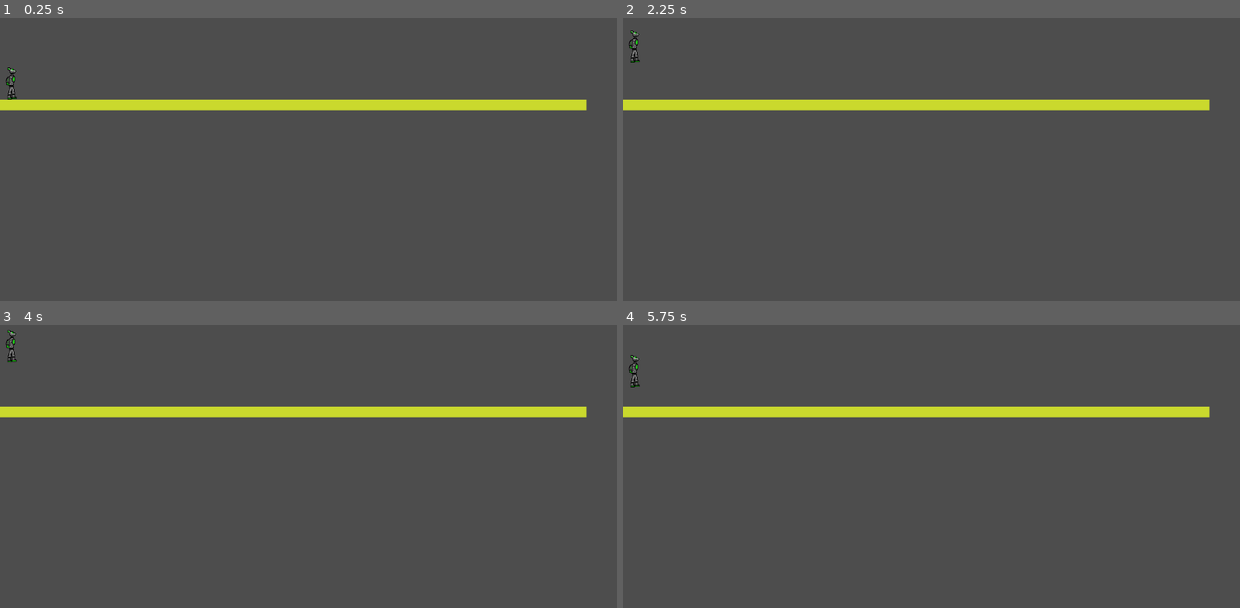
Above: before the commit, frames 1-4 (two rows, left to right).
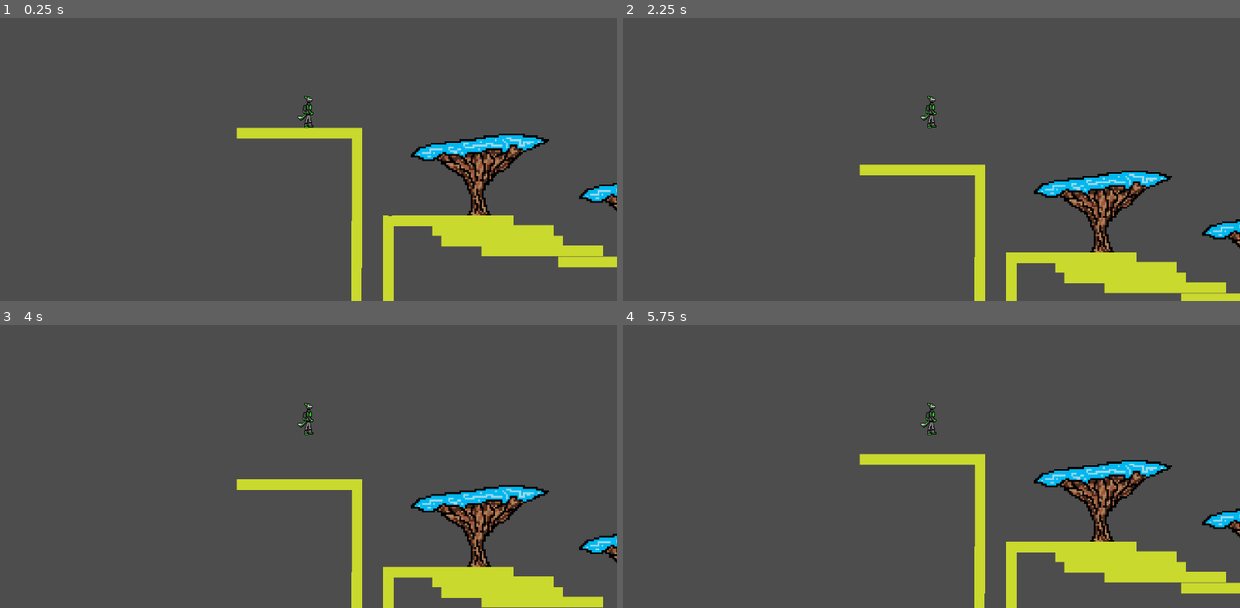
Above: after the commit, the same moments.

Repository: darbysheridan/Teegarden-C
Game: Godot game, scene res://world.tscn
Same seed, same stepped clock (60 frames per second), same inputs: the game is played once before the commit and once after it.
Inputs:
- Up to frame 1 (0.25 s): no input
- Up to frame 2 (2.25 s): tap Enter at 0.5 s; tap Space at 2 s
- Up to frame 3 (4 s): tap Enter at 3.5 s
- Up to frame 4 (5.75 s): tap Space at 5 s

The runs differ from the first frame. In frame 1, 12% of the frame differs, in the area x 0-100%, y 17-100%; in frame 2, 12%; in frame 3, 11%; in frame 4, 12%.

Commit message:
ggggg
ghhghhhh

Diff:
--- a/teegarden-c/Player.tscn
+++ b/teegarden-c/Player.tscn
@@ -7,11 +7,12 @@
 [sub_resource type="GDScript" id="GDScript_kne1u"]
 resource_name = "charmovementscript"
 script/source = "extends CharacterBody2D
-
+@onready var spawnposition=self.position
 
 const SPEED = 300.0
 const JUMP_VELOCITY = -400.0
-
+func kill():
+	self.position=spawnposition
 
 func _physics_process(delta: float) -> void:
 	# Add the gravity.
@@ -41,18 +42,18 @@
 
 [node name="Sprite2D" type="Sprite2D" parent="."]
 texture_filter = 1
-position = Vector2(71, 46)
+position = Vector2(25, -26)
 texture = ExtResource("1_kne1u")
 
 [node name="Sprite2D" type="Sprite2D" parent="Sprite2D"]
-visible = false
 texture = ExtResource("2_e80uo")
 
 [node name="Sprite2D2" type="Sprite2D" parent="Sprite2D"]
-visible = false
 position = Vector2(1, 0)
 texture = ExtResource("3_cxr5p")
 
 [node name="CollisionShape2D" type="CollisionShape2D" parent="."]
-position = Vector2(45, 42)
+position = Vector2(-1, -30)
 shape = SubResource("RectangleShape2D_tdg3f")
+
+[node name="Camera2D" type="Camera2D" parent="."]
--- /dev/null
+++ b/teegarden-c/collision_shape9_2d.tscn
@@ -0,0 +1,7 @@
+[gd_scene load_steps=2 format=3 uid="uid://brqqiv1it2c0c"]
+
+[sub_resource type="RectangleShape2D" id="RectangleShape2D_dlai5"]
+size = Vector2(364, 157)
+
+[node name="CollisionShape2D" type="CollisionShape2D"]
+shape = SubResource("RectangleShape2D_dlai5")
--- /dev/null
+++ b/teegarden-c/collision_shape_2d.tscn
@@ -0,0 +1,7 @@
+[gd_scene load_steps=2 format=3 uid="uid://bdhqwirvqduvr"]
+
+[sub_resource type="RectangleShape2D" id="RectangleShape2D_dlai5"]
+size = Vector2(364, 157)
+
+[node name="CollisionShape2D" type="CollisionShape2D"]
+shape = SubResource("RectangleShape2D_dlai5")
--- /dev/null
+++ b/teegarden-c/mesh_instance_2d.tscn
@@ -0,0 +1,8 @@
+[gd_scene load_steps=2 format=3 uid="uid://bv8xmvbb12fcx"]
+
+[sub_resource type="QuadMesh" id="QuadMesh_5ajho"]
+
+[node name="MeshInstance2D" type="MeshInstance2D"]
+modulate = Color(0.7938134, 0.848858, 0.17766142, 1)
+scale = Vector2(226.99997, 20.000004)
+mesh = SubResource("QuadMesh_5ajho")
--- a/teegarden-c/platform.tscn
+++ b/teegarden-c/platform.tscn
@@ -1,18 +1,13 @@
 [gd_scene load_steps=3 format=3 uid="uid://evy0e7jivbae"]
 
-[sub_resource type="QuadMesh" id="QuadMesh_5ajho"]
+[ext_resource type="PackedScene" uid="uid://bv8xmvbb12fcx" path="res://mesh_instance_2d.tscn" id="1_s8bxr"]
 
-[sub_resource type="RectangleShape2D" id="RectangleShape2D_5ajho"]
-size = Vector2(1096.5, 20)
+[sub_resource type="RectangleShape2D" id="RectangleShape2D_mi635"]
+size = Vector2(228, 20)
 
 [node name="StaticBody2D" type="StaticBody2D"]
 
-[node name="MeshInstance2D" type="MeshInstance2D" parent="."]
-modulate = Color(0.7938134, 0.848858, 0.17766142, 1)
-position = Vector2(602.5, 191)
-scale = Vector2(1095, 20.000004)
-mesh = SubResource("QuadMesh_5ajho")
+[node name="MeshInstance2D" parent="." instance=ExtResource("1_s8bxr")]
 
 [node name="CollisionShape2D" type="CollisionShape2D" parent="."]
-position = Vector2(602, 191)
-shape = SubResource("RectangleShape2D_5ajho")
+shape = SubResource("RectangleShape2D_mi635")
--- /dev/null
+++ b/teegarden-c/rock_2d.tscn
@@ -0,0 +1,42 @@
+[gd_scene load_steps=4 format=3 uid="uid://buftqvlp16pqs"]
+
+[ext_resource type="Texture2D" uid="uid://bgc4gu565acsf" path="res://pixil-frame-0 (2).png" id="1_60gko"]
+
+[sub_resource type="GDScript" id="GDScript_nsakb"]
+resource_name = "killzone"
+script/source = "extends Area2D
+
+
+# Called when the node enters the scene tree for the first time.
+func _ready() -> void:
+	pass # Replace with function body.
+
+
+# Called every frame. 'delta' is the elapsed time since the previous frame.
+func _process(delta: float) -> void:
+	pass
+
+
+func _on_body_entered(body: Node2D) -> void:
+	if body.has_method(\"kill\"):
+		body.kill()
+"
+
+[sub_resource type="RectangleShape2D" id="RectangleShape2D_gf172"]
+
+[node name="Area2D" type="Area2D"]
+script = SubResource("GDScript_nsakb")
+
+[node name="CollisionShape2D" type="CollisionShape2D" parent="."]
+position = Vector2(0, -1)
+shape = SubResource("RectangleShape2D_gf172")
+
+[node name="MeshInstance2D" type="MeshInstance2D" parent="."]
+
+[node name="PixilFrame0(2)" type="Sprite2D" parent="."]
+texture_filter = 1
+position = Vector2(39, 42)
+scale = Vector2(1.7799997, 1.7300001)
+texture = ExtResource("1_60gko")
+
+[connection signal="body_entered" from="." to="." method="_on_body_entered"]
--- /dev/null
+++ b/teegarden-c/seedling.tscn
@@ -0,0 +1,18 @@
+[gd_scene load_steps=3 format=3 uid="uid://bt0tnvh2l4iuo"]
+
+[ext_resource type="Texture2D" uid="uid://defknykig1lt3" path="res://pixil-frame-0 (3).png" id="1_dtrrg"]
+
+[sub_resource type="RectangleShape2D" id="RectangleShape2D_86trc"]
+size = Vector2(48, 1.25)
+
+[node name="StaticBody2D" type="StaticBody2D"]
+
+[node name="Sprite2D" type="Sprite2D" parent="."]
+texture_filter = 1
+position = Vector2(119, 112)
+scale = Vector2(2.83, 2.46)
+texture = ExtResource("1_dtrrg")
+
+[node name="CollisionShape2D" type="CollisionShape2D" parent="."]
+position = Vector2(75, 33.375)
+shape = SubResource("RectangleShape2D_86trc")
--- /dev/null
+++ b/teegarden-c/tree.tscn
@@ -0,0 +1,16 @@
+[gd_scene load_steps=2 format=3 uid="uid://ct5nlu2bm88ev"]
+
+[ext_resource type="Texture2D" uid="uid://c7y57n2el30yw" path="res://pixil-frame-0 (1).png" id="1_brfkd"]
+
+[node name="StaticBody2D" type="StaticBody2D"]
+
+[node name="Sprite2D" type="Sprite2D" parent="."]
+texture_filter = 1
+position = Vector2(124.5, 19.999992)
+scale = Vector2(3.49, 3.4199998)
+texture = ExtResource("1_brfkd")
+
+[node name="CollisionPolygon2D" type="CollisionPolygon2D" parent="."]
+position = Vector2(79, 1)
+scale = Vector2(1.5576922, 1.8541669)
+polygon = PackedVector2Array(3.8518524, -32.359547, -41.7284, -26.96629, -68.69137, -22.112356, -77.67902, -11.325841, -60.987663, -5.9325833, -42.370377, -7.011235, -34.66667, -13.483145, -14.765434, -11.865167, 28.888893, -16.179773, 38.518524, -13.483145, 49.432106, -18.337076, 63.555565, -14.561796, 82.81483, -19.415728, 93.08643, -24.269659, 93.7284, -30.202244, 65.48149, -35.5955, 38.518524, -35.5955)
--- a/teegarden-c/world.tscn
+++ b/teegarden-c/world.tscn
@@ -1,12 +1,93 @@
-[gd_scene load_steps=3 format=3 uid="uid://dxrvdi2iemn0r"]
+[gd_scene load_steps=6 format=3 uid="uid://dxrvdi2iemn0r"]
 
 [ext_resource type="PackedScene" uid="uid://d0omxfhnibbpp" path="res://Player.tscn" id="1_f3sb7"]
 [ext_resource type="PackedScene" uid="uid://evy0e7jivbae" path="res://platform.tscn" id="1_fj7yv"]
+[ext_resource type="PackedScene" uid="uid://ct5nlu2bm88ev" path="res://tree.tscn" id="3_tlwt5"]
+[ext_resource type="PackedScene" uid="uid://buftqvlp16pqs" path="res://rock_2d.tscn" id="4_aqk2v"]
+[ext_resource type="PackedScene" uid="uid://bt0tnvh2l4iuo" path="res://seedling.tscn" id="5_036b0"]
 
 [node name="World" type="Node2D"]
 
-[node name="StaticBody2D" parent="." instance=ExtResource("1_fj7yv")]
-position = Vector2(-55, 90)
+[node name="Area2D4" parent="." instance=ExtResource("4_aqk2v")]
+position = Vector2(901, 327)
+
+[node name="Area2D2" parent="." instance=ExtResource("4_aqk2v")]
+position = Vector2(834, 327)
+scale = Vector2(1, 1.6399988)
+
+[node name="Area2D" parent="." instance=ExtResource("4_aqk2v")]
+position = Vector2(714, 327)
+
+[node name="rock" parent="." instance=ExtResource("4_aqk2v")]
+position = Vector2(632, 328.00003)
+scale = Vector2(1, 2.946776)
+
+[node name="StaticBody2D19" parent="." instance=ExtResource("5_036b0")]
+position = Vector2(683, 227)
+
+[node name="StaticBody2D18" parent="." instance=ExtResource("3_tlwt5")]
+position = Vector2(1311, 183)
 
 [node name="CharacterBody2D" parent="." instance=ExtResource("1_f3sb7")]
-position = Vector2(-24, 192)
+position = Vector2(-236, 88)
+
+[node name="StaticBody2D3" parent="." instance=ExtResource("3_tlwt5")]
+position = Vector2(-9, 163)
+
+[node name="StaticBody2D" parent="." instance=ExtResource("1_fj7yv")]
+position = Vector2(34, 264)
+
+[node name="StaticBody2D2" parent="." instance=ExtResource("1_fj7yv")]
+position = Vector2(-256, 100)
+
+[node name="StaticBody2D4" parent="." instance=ExtResource("3_tlwt5")]
+position = Vector2(305, 241)
+
+[node name="StaticBody2D5" parent="." instance=ExtResource("1_fj7yv")]
+position = Vector2(109, 282)
+
+[node name="StaticBody2D6" parent="." instance=ExtResource("1_fj7yv")]
+position = Vector2(126, 302)
+
+[node name="StaticBody2D7" parent="." instance=ExtResource("1_fj7yv")]
+position = Vector2(201, 320)
+
+[node name="StaticBody2D8" parent="." instance=ExtResource("1_fj7yv")]
+position = Vector2(344, 341)
+
+[node name="StaticBody2D10" parent="." instance=ExtResource("1_fj7yv")]
+position = Vector2(-87, 367.99997)
+rotation = -1.5684475
+
+[node name="StaticBody2D11" parent="." instance=ExtResource("1_fj7yv")]
+position = Vector2(-146, 308)
+rotation = -1.5684475
+scale = Vector2(1.9176979, 0.96037674)
+
+[node name="StaticBody2D12" parent="." instance=ExtResource("1_fj7yv")]
+position = Vector2(-146, 531)
+rotation = -1.5684475
+
+[node name="StaticBody2D13" parent="." instance=ExtResource("1_fj7yv")]
+position = Vector2(-87.000015, 530)
+rotation = -1.5684475
+
+[node name="StaticBody2D9" parent="." instance=ExtResource("1_fj7yv")]
+position = Vector2(-116, 655)
+scale = Vector2(0.34810075, 1)
+
+[node name="Area2D3" parent="." instance=ExtResource("4_aqk2v")]
+position = Vector2(-116, 640)
+
+[node name="StaticBody2D14" parent="." instance=ExtResource("1_fj7yv")]
+position = Vector2(843, 341)
+scale = Vector2(3.5199976, 1)
+
+[node name="StaticBody2D15" parent="." instance=ExtResource("1_fj7yv")]
+position = Vector2(1257, 321)
+
+[node name="StaticBody2D16" parent="." instance=ExtResource("1_fj7yv")]
+position = Vector2(1294, 302)
+
+[node name="StaticBody2D17" parent="." instance=ExtResource("1_fj7yv")]
+position = Vector2(1393, 284)
Binary file added: teegarden-c/pixil-frame-0 (1).png
Not shown, added: teegarden-c/pixil-frame-0 (1).png.import
Binary file added: teegarden-c/pixil-frame-0 (2).png
Not shown, added: teegarden-c/pixil-frame-0 (2).png.import
Binary file added: teegarden-c/pixil-frame-0 (3).png
Not shown, added: teegarden-c/pixil-frame-0 (3).png.import
Binary file added: teegarden-c/pixil-frame-0.png
Not shown, added: teegarden-c/pixil-frame-0.png.import
